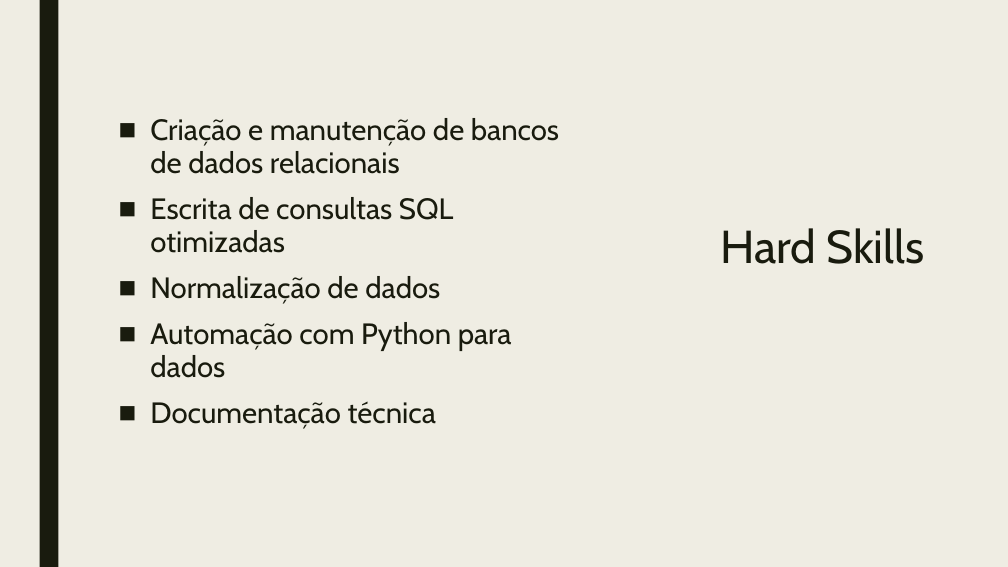
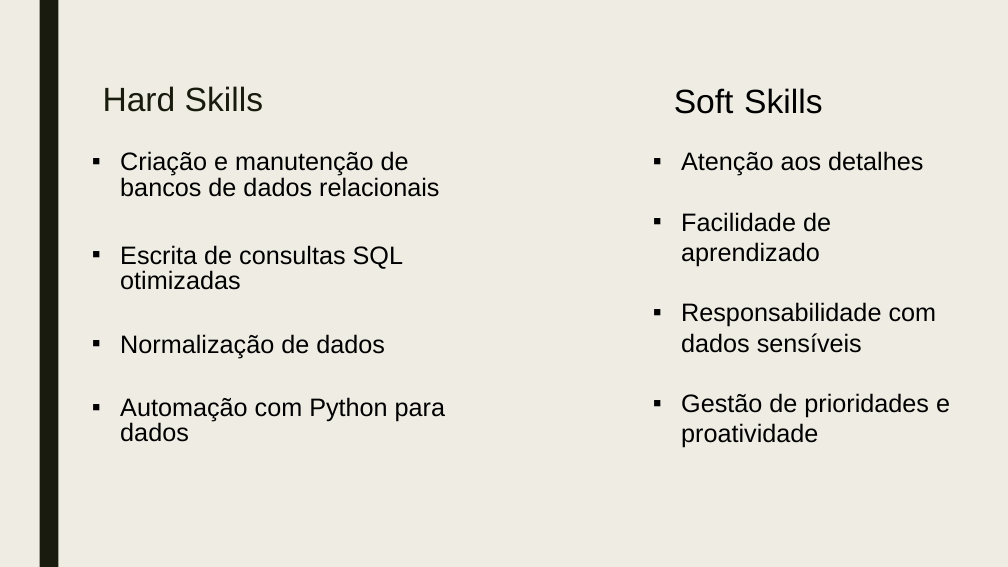
Before and after one commit to Halina23/Portfolio-Halina-Oliveira, a slide deck: slide 4 of Halina Oliveira.Portfolio.pptx. Drawn at 1008x567 pixels with LibreOffice and Linux fonts; fonts in the diff are those of the drawing. Boxes give left, top, right and bottom in pixels: in the first picture for what was removed or moved away, otherwise in the second. Text is boxed around its words. In the diff, an @@ line names an element or a change of style, - is before the commit and + after.

```diff
--- a/Halina Oliveira.Portfolio.pptx
+++ b/Halina Oliveira.Portfolio.pptx
@@ title "Hard Skills" moved from (x1=720, y1=228, x2=925, y2=264) to (x1=103, y1=86, x2=263, y2=112) @@
@@ title "Hard Skills" at (x1=103, y1=86, x2=263, y2=112): size 44 to 32 pt, font Cabin to Arial @@
@@ text added at (x1=674, y1=88, x2=822, y2=114), 32 pt, text #000000 @@
+Soft Skills
@@ text "Criação e manutenção de bancos ..." moved from (x1=150, y1=118, x2=559, y2=429) to (x1=120, y1=151, x2=445, y2=442) @@
@@ text "Criação e manutenção de bancos ..." at (x1=120, y1=151, x2=445, y2=442): size 28 to 24 pt, font Cabin to Arial, text colour #191B0E to #000000; bullet ■ to ▪; line spacing 0.94 to 0.84 @@
@@ text added at (x1=681, y1=151, x2=950, y2=448), 24 pt, text #000000 @@
+▪ Atenção aos detalhes
+▪ Facilidade de aprendizado
+▪ Responsabilidade com dados sensíveis
+▪ Gestão de prioridades e proatividade
@@ text at (x1=150, y1=401, x2=436, y2=429): paragraph removed @@
-■ Documentação técnica
```
Also in this commit, not shown: 4 other slides changed, 9 slides added, 7 slides removed.
